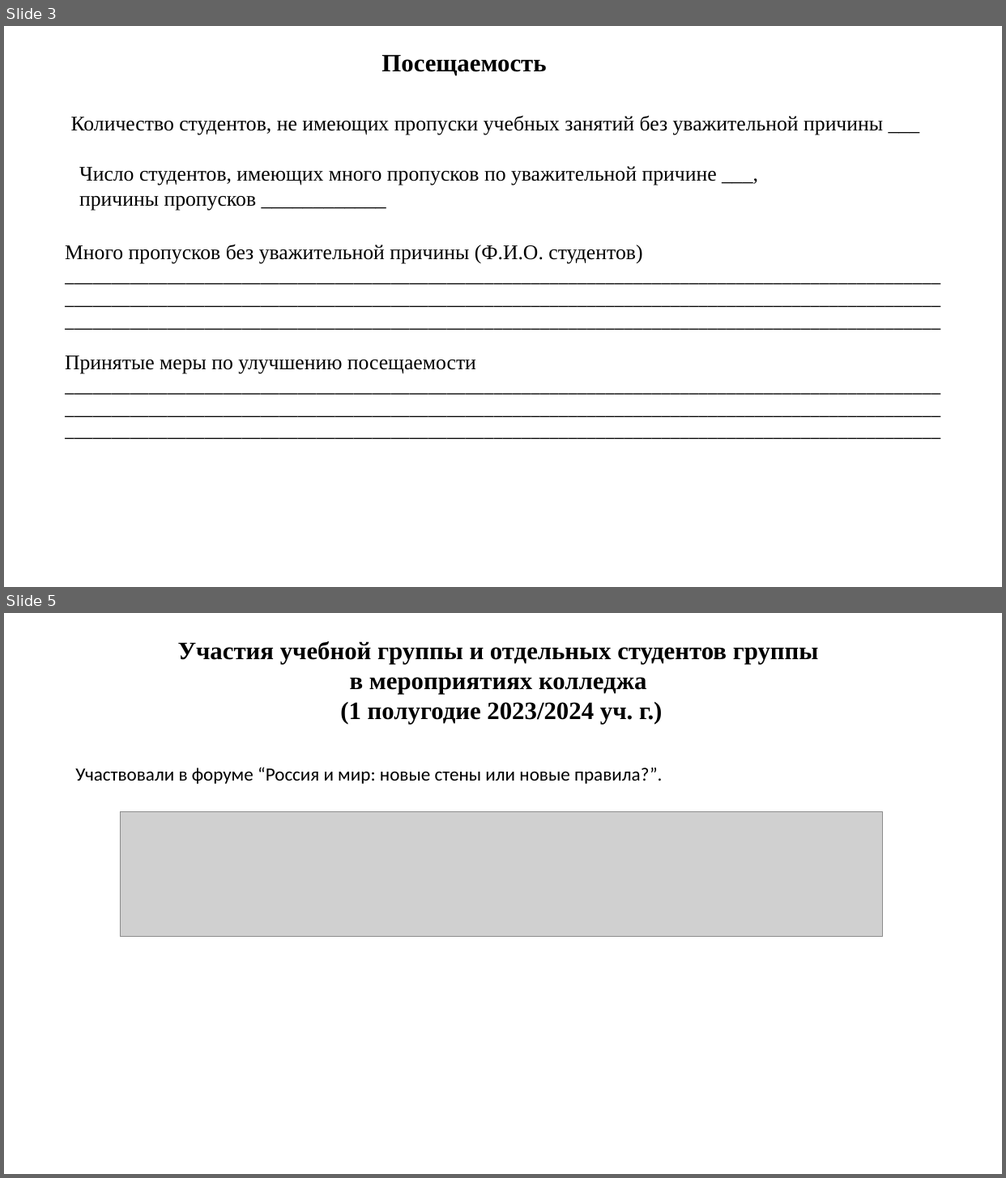
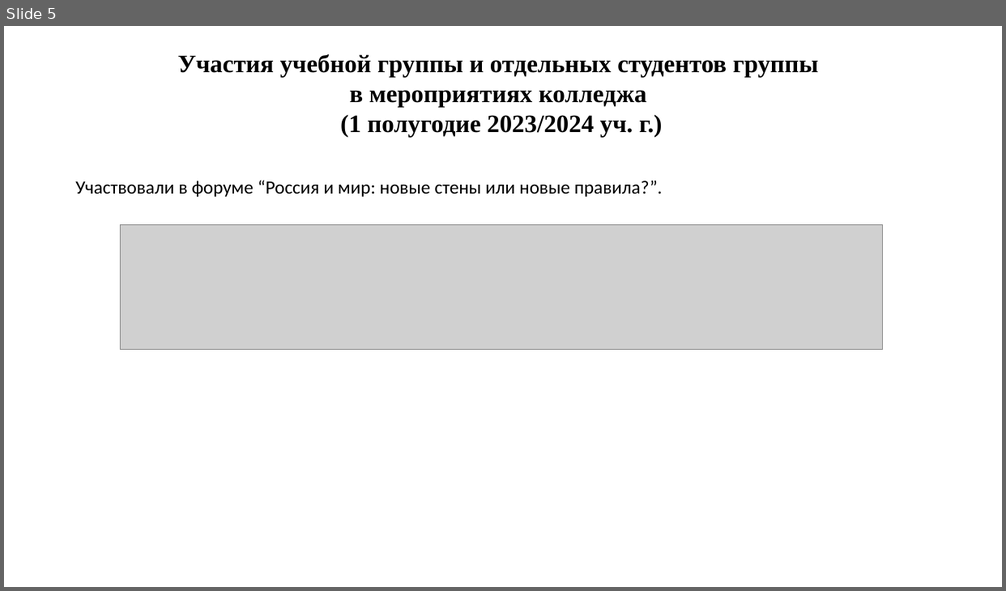
Before and after one commit to IvanSibirevV2/KipFin_Lab_2023-24_Git0, a slide deck: ПишемПрезентацию/Педсовет_v1.pptx. Shown one above the other, each under a label of ours: slides 3 and 5 before the commit, slide 5 after it; the slides between them are not shown. The pictures are 1006x1178 and 1006x591 pixels, drawn with LibreOffice and Linux fonts; fonts in the diff are those of the drawing; grey boxes stand for pictures; background and template pictures are left out. Boxes give left, top, right and bottom in pixels: in the first picture for what was removed or moved away, otherwise in the second. Text is boxed around its words. In the diff, an @@ line names an element or a change of style, - is before the commit and + after.

```diff
--- a/ПишемПрезентацию/Педсовет_v1.pptx
+++ b/ПишемПрезентацию/Педсовет_v1.pptx
@@ slide 3 removed at [4,26,1002,587], background picture (left out) @@
@@ text removed at [381,54,546,76] @@
-Посещаемость
@@ text removed at [71,115,883,135] @@
-Количество студентов, не имеющих пропуски учебных занятий без уважительной причины ___
@@ text removed at [79,166,717,210] @@
-Число студентов, имеющих много пропусков по уважительной причине ___,
-причины пропусков ____________
@@ text removed at [65,245,642,264] @@
-Много пропусков без уважительной причины (Ф.И.О. студентов)
-______________________________________________________________________________________________
-______________________________________________________________________________________________
-______________________________________________________________________________________________
@@ text removed at [65,356,476,373] @@
-Принятые меры по улучшению посещаемости
-______________________________________________________________________________________________
-______________________________________________________________________________________________
-______________________________________________________________________________________________
```
Also in this commit, not shown: 6 slides changed, 2 slides added, 1 other slide removed, 2 other files.
